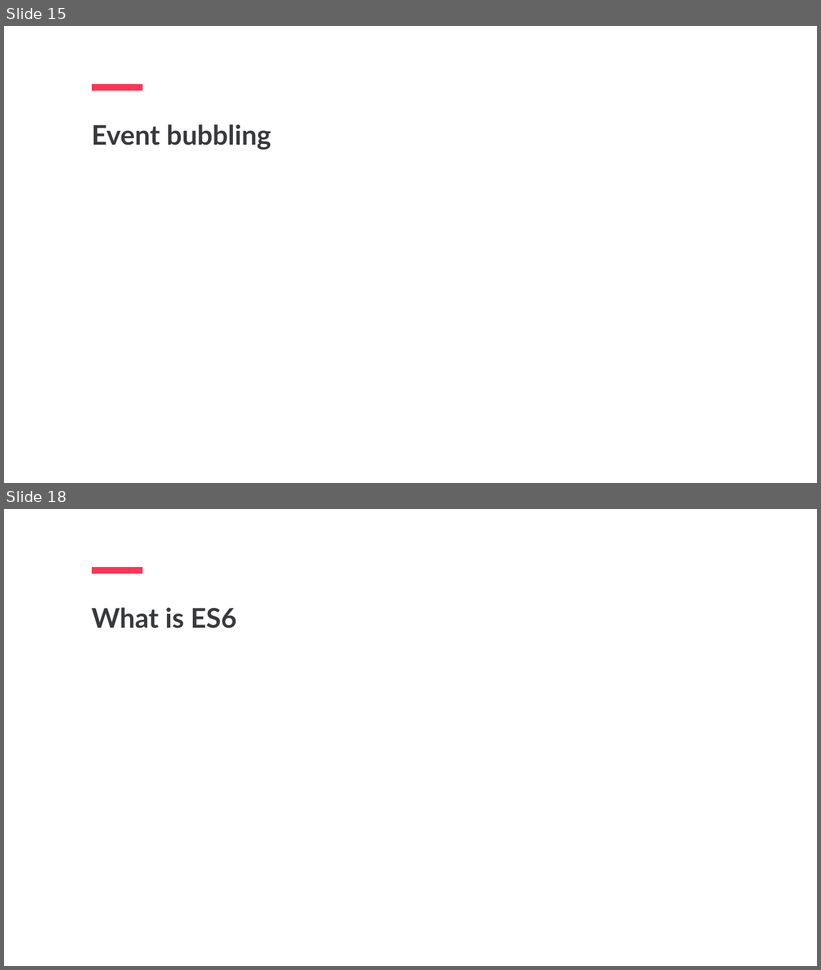
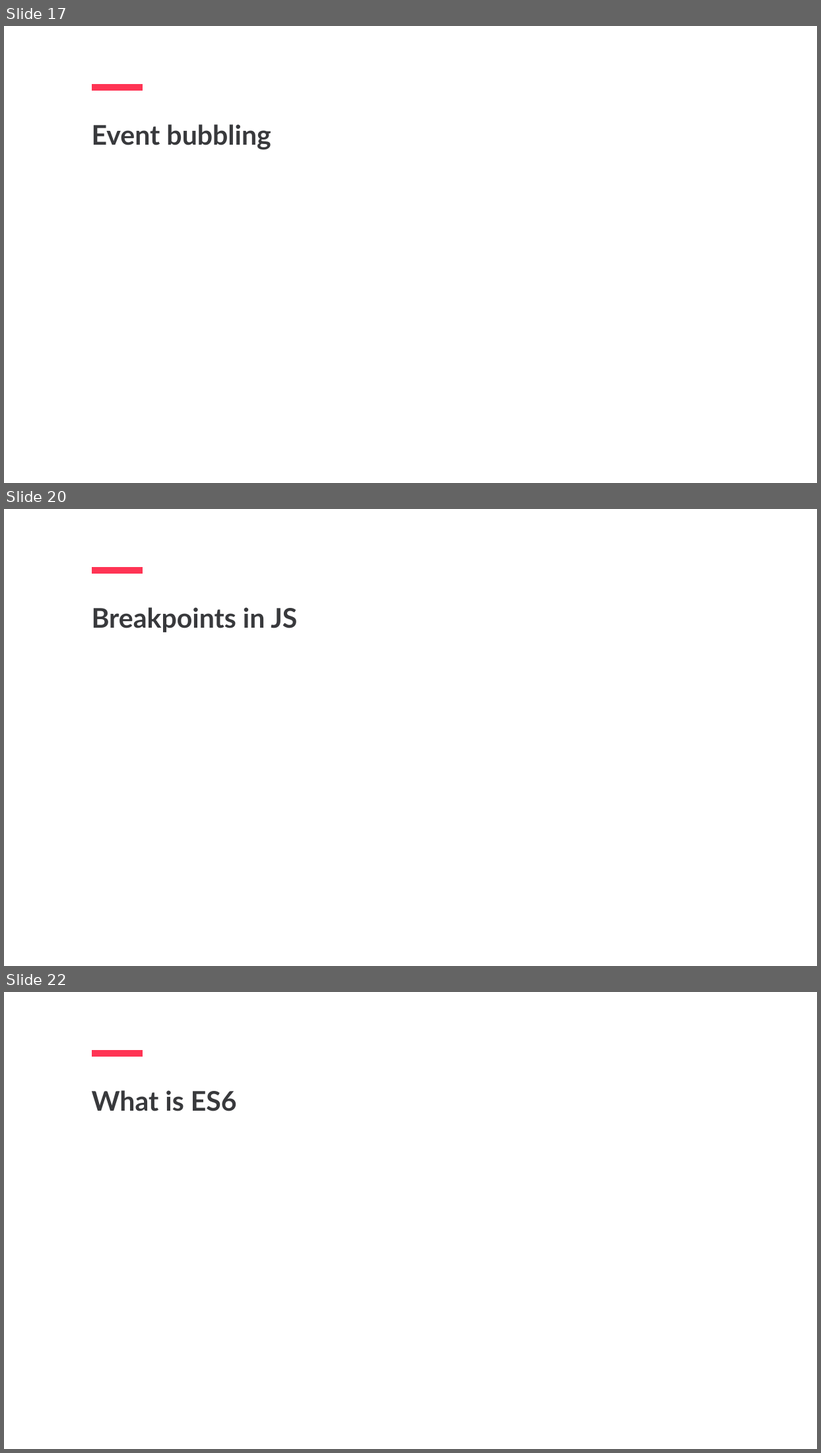
Before and after one commit to jpotapova/js-lecture-2, a slide deck: slides.pptx. Shown one above the other, each under a label of ours: slides 15 and 18 before the commit, slides 17, 20 and 22 after it; the slides between them are not shown. The pictures are 821x970 and 821x1453 pixels, drawn with LibreOffice and Linux fonts; fonts in the diff are those of the drawing. Boxes give left, top, right and bottom in pixels: in the first picture for what was removed or moved away, otherwise in the second. Text is boxed around its words. In the diff, an @@ line names an element or a change of style, - is before the commit and + after.

```diff
--- a/slides.pptx
+++ b/slides.pptx
@@ slide 20 added at bbox=[4, 509, 817, 966], background #FFFFFF @@
@@ line added from (92, 570) to (143, 570), #FF3454 16 pt @@
@@ text added at bbox=[92, 607, 297, 632], 64 pt, text #38393C, bold @@
+Breakpoints in JS
@@ what was slide 15 is now slide 17 @@
@@ what was slide 18 is now slide 22 @@
```
Also in this commit, not shown: 3 slides changed, 10 other slides added, 1 slide removed, 11 other files.
